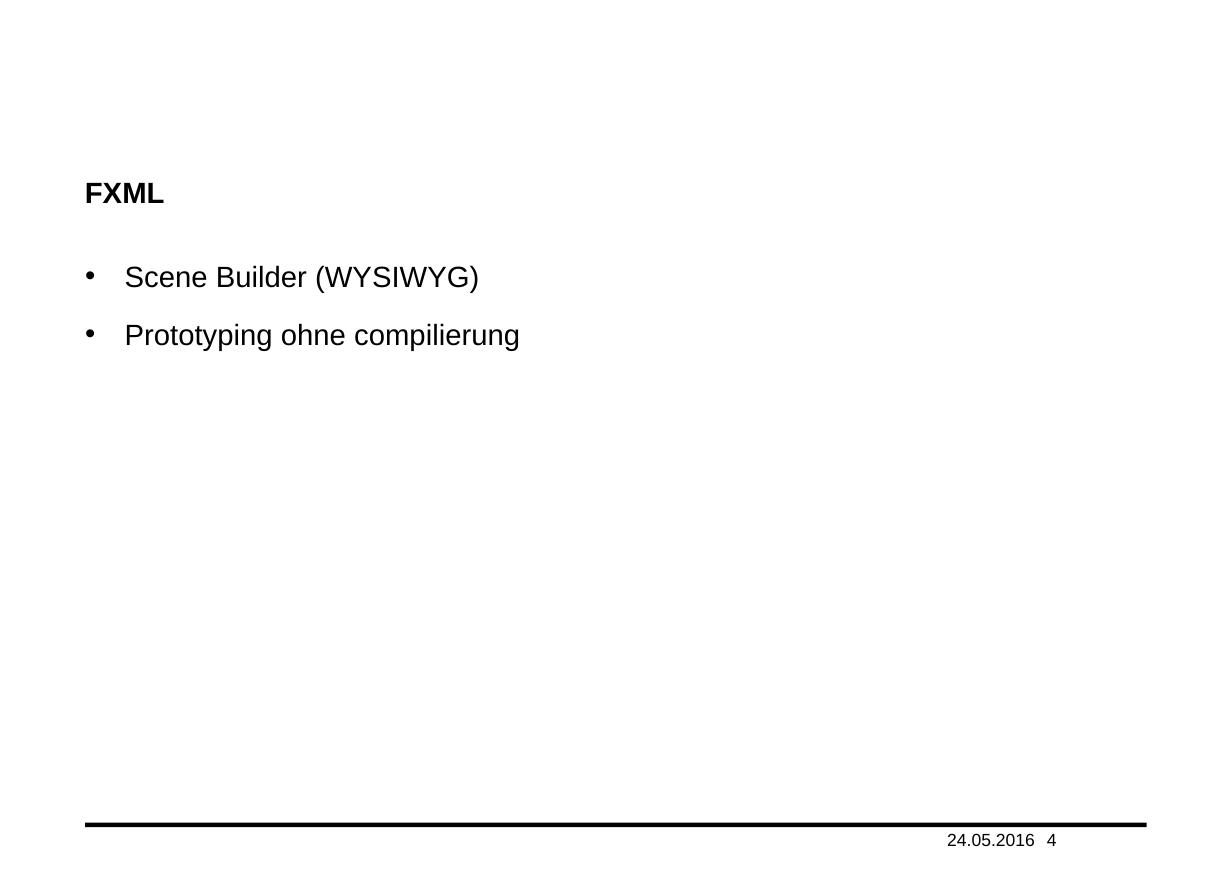
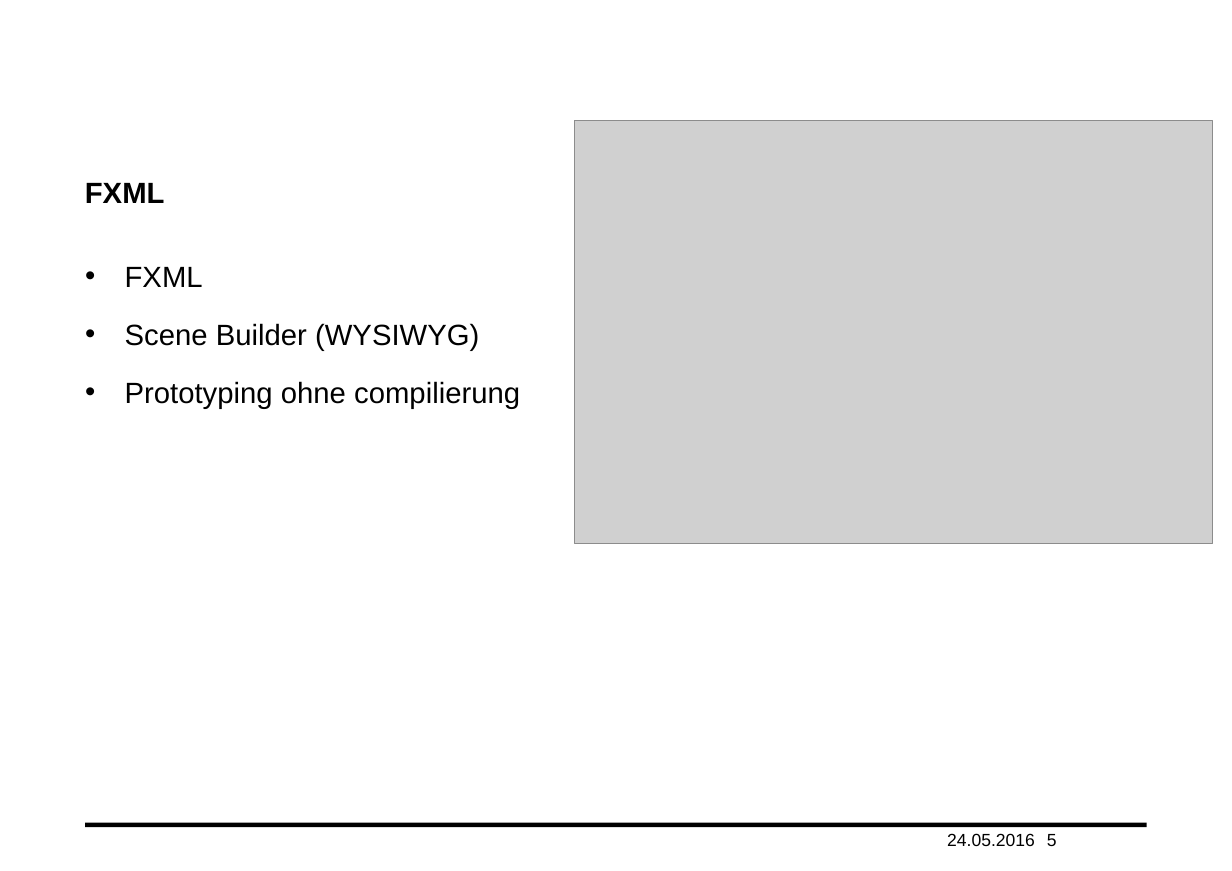
Before and after one commit to haisi/oop2Project, a slide deck: slide 5 of presentation.pptx (slide 4 before the commit). Drawn at 1232x871 pixels with LibreOffice and Linux fonts; fonts in the diff are those of the drawing; grey boxes stand for pictures; background and template pictures are left out. Boxes give left, top, right and bottom in pixels: in the first picture for what was removed or moved away, otherwise in the second. Text is boxed around its words. In the diff, an @@ line names an element or a change of style, - is before the commit and + after.

Commit message:
Update presentation

```diff
--- a/presentation.pptx
+++ b/presentation.pptx
@@ picture added at [574, 120, 1213, 544] @@
@@ text at [125, 267, 203, 287]: paragraph added @@
+• FXML
@@ page number at [1047, 834, 1057, 846]: text changed @@
-4
+5
```
Also in this commit, not shown: 1 other slide changed, 1 slide added.
